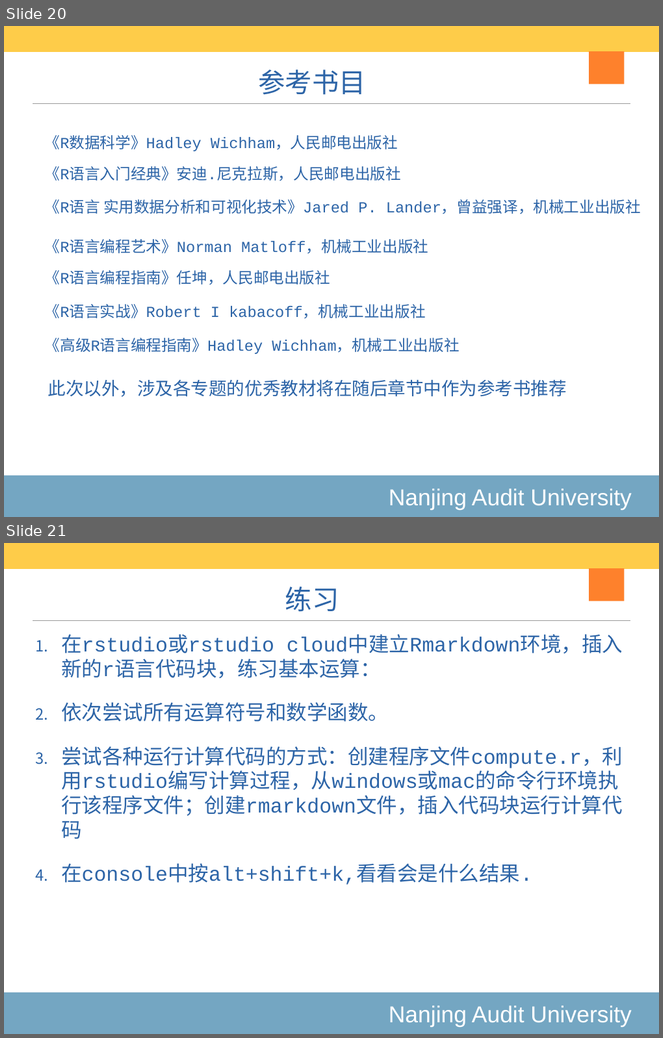
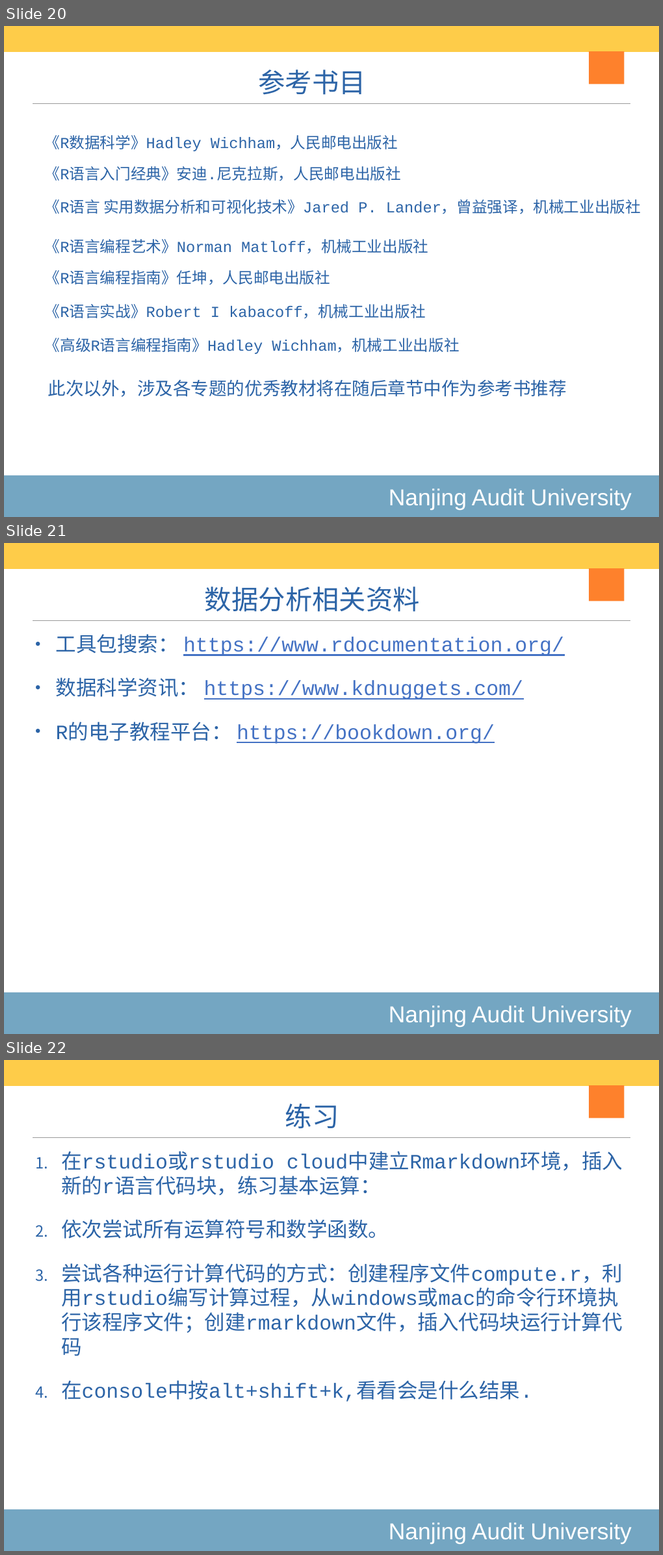
Before and after one commit to exoplanetX/DataAnalytics, a slide deck: 2020-1-绪论.pptx. Shown one above the other, each under a label of ours: slides 20 and 21 before the commit, slides 20, 21 and 22 after it. The pictures are 663x1038 and 663x1555 pixels, drawn with LibreOffice and Linux fonts; fonts in the diff are those of the drawing. Boxes give left, top, right and bottom in pixels: in the first picture for what was removed or moved away, otherwise in the second. Text is boxed around its words. In the diff, an @@ line names an element or a change of style, - is before the commit and + after.

```diff
--- a/2020-1-绪论.pptx
+++ b/2020-1-绪论.pptx
@@ slide 21 added at [4,543,659,1034], background #FFFFFF; not listed: 4 template elements that a slide beside it also shows @@
@@ title added at [205,587,420,612], 42 pt, text #2C64A7 @@
+数据分析相关资料
@@ text added at [56,634,564,744], 32 pt, text #4472C4, underline @@
+• 工具包搜索： https://www.rdocumentation.org/
+• 数据科学资讯： https://www.kdnuggets.com/
+• R的电子教程平台： https://bookdown.org/
@@ what was slide 21 is now slide 22 @@
```
